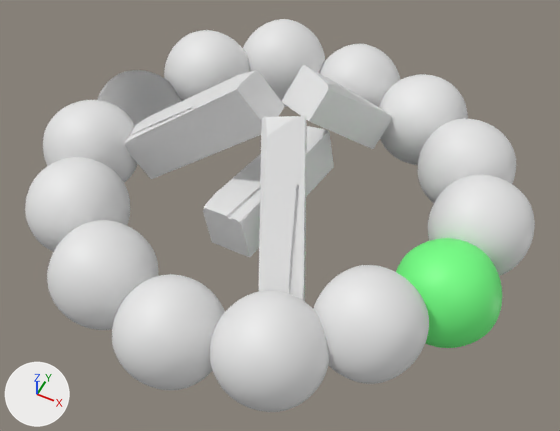
An edit to the Blender file campfire.blend, drawn before and after from the same camera.
One viewpoint serves both versions: a camera (50 mm lens) standing at (6.69, -10.27, 9.49) and looking at (2.84, -2.56, -0.14). Arrows for +X, +Y and +Z are at lower left; the lights stay in place.

Script lines for the objects in view, before the commit:
```python
ob_cube_004 = bpy.data.objects.new('Cube.004', me_cube_005)
ob_cube_004.location = (5.26, -0.07, -0.15)
ob_cube_004.rotation_euler = (10.71, 0.27, -6.111)  # degrees (254, 15, -350)
ob_cube_014 = bpy.data.objects.new('Cube.014', me_cube_015)
ob_cube_014.location = (2.38, -1.96, -0.2)
ob_cube_014.rotation_euler = (-0.00402, -0.187, -0.143)  # degrees (-0.2, -11, -8.2)
ob_cube_014.scale = (0.409, 1.3, 0.409)
ob_cube_016 = bpy.data.objects.new('Cube.016', me_cube_017)
ob_cube_016.location = (1.13, -2.15, 0.83)
ob_cube_016.rotation_euler = (0.681, -0.0377, -1.48)  # degrees (39, -2.2, -85)
ob_cube_016.scale = (0.335, 1.45, 0.419)
ob_cube_017 = bpy.data.objects.new('Cube.017', me_cube_018)
ob_cube_017.location = (3.04, -0.64, 0.75)
ob_cube_017.rotation_euler = (0.783, 0.000301, -3.497)  # degrees (45, 0, -200)
ob_cube_017.scale = (0.325, 1.21, 0.347)
ob_cube_018 = bpy.data.objects.new('Cube.018', me_cube_019)
ob_cube_018.location = (3.15, -3.06, 0.54)
ob_cube_018.rotation_euler = (0.681, -0.0377, -5.866)  # degrees (39, -2.2, -336)
ob_cube_018.scale = (0.335, 1.45, 0.419)
# also in view: 'Cube.010' at (0.89, -4.85, -0.22); 'Cube.003' at (4.12, 0.86, -0.23); 'Cube.012' at (-0.88, -2.64, -0.09); 'Cube.005' at (5.89, -1.35, -0.1); 'Cube.009' at (2.37, -5.25, -0.28)
```
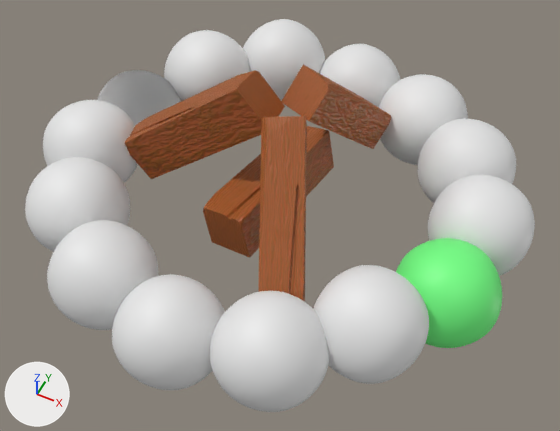
What differs and where, as boxes [x1, y1, x2, y2] in the pictures (560 x 431 px):
```json
{"object": "Cube.016", "change": "recoloured", "before": [125, 70, 285, 179], "after": [125, 70, 285, 179], "on screen": "grey to brown"}
{"object": "Cube.018", "change": "recoloured", "before": [258, 116, 307, 302], "after": [258, 116, 307, 302], "on screen": "white to brown"}
{"object": "Cube.014", "change": "recoloured", "before": [203, 126, 334, 258], "after": [203, 126, 334, 258], "on screen": "white to brown"}
{"object": "Cube.017", "change": "recoloured", "before": [281, 65, 391, 149], "after": [281, 65, 391, 149], "on screen": "white to brown"}
```

Scene script edits in JSON lines:
```json
{"op": "add", "block": "mat_log", "code": ["mat_log = bpy.data.materials.new('log')", "# nodes: BsdfPrincipled, Bump, OutputMaterial, TexCoord, TexWave, ValToRGB", "# colours: brown #ac5726, brown #985718"]}
{"block": "me_cube_015", "where": "me_cube_015.from_pydata(...)  # 52 vertices, 25 faces; spans x -1.0..1.0, y -1.0..1.0, z -1.0..1.0"}
{"op": "add", "block": "me_cube_015", "code": "me_cube_015.materials.append(mat_log)"}
{"block": "me_cube_017", "where": "me_cube_017.from_pydata(...)  # 52 vertices, 25 faces; spans x -1.0..1.0, y -1.0..1.0, z -1.0..1.0"}
{"op": "add", "block": "me_cube_017", "code": "me_cube_017.materials.append(mat_log)"}
{"block": "me_cube_018", "where": "me_cube_018.from_pydata(...)  # 52 vertices, 25 faces; spans x -1.0..1.0, y -1.0..1.0, z -1.0..1.0"}
{"op": "add", "block": "me_cube_018", "code": "me_cube_018.materials.append(mat_log)"}
{"block": "me_cube_019", "where": "me_cube_019.from_pydata(...)  # 52 vertices, 25 faces; spans x -1.0..1.0, y -1.0..1.0, z -1.0..1.0"}
{"op": "add", "block": "me_cube_019", "code": "me_cube_019.materials.append(mat_log)"}
```
